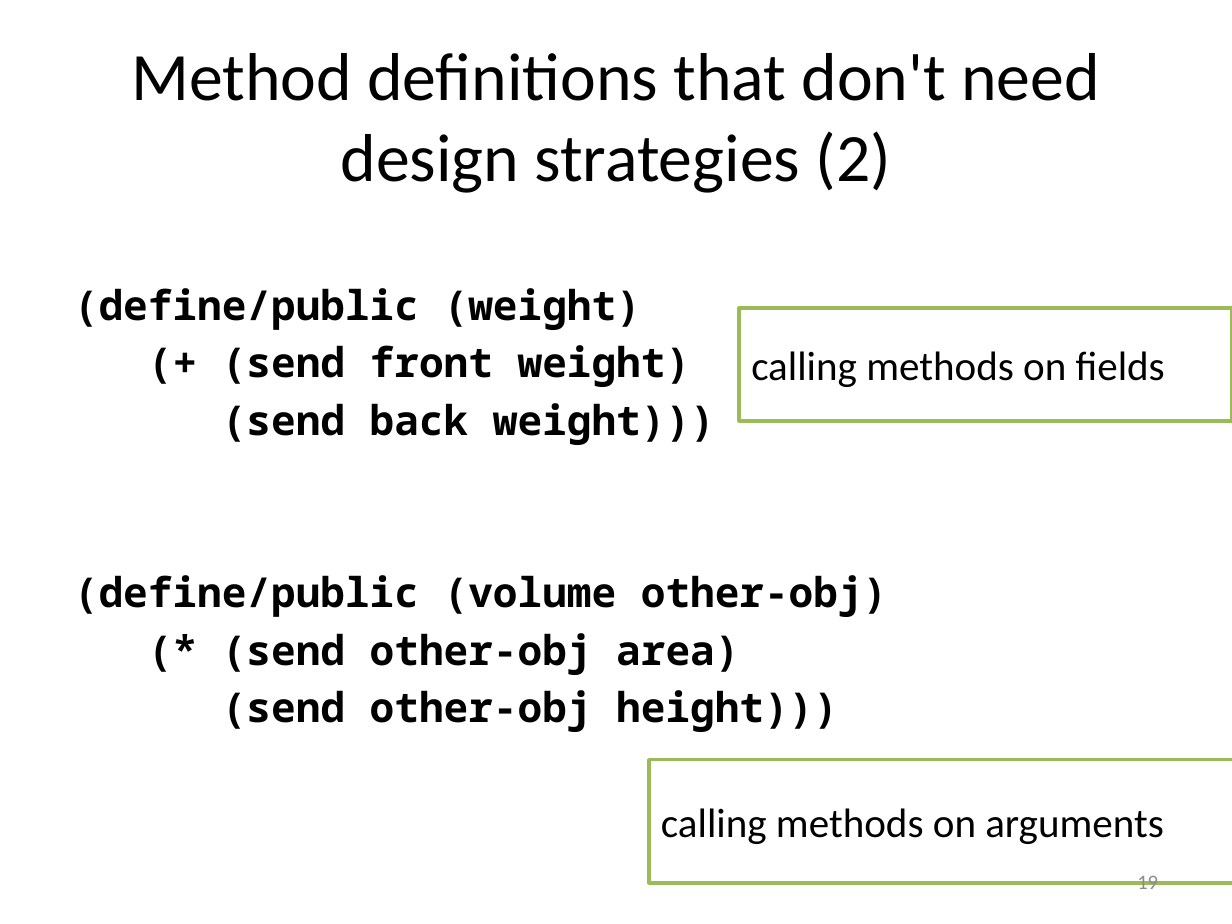
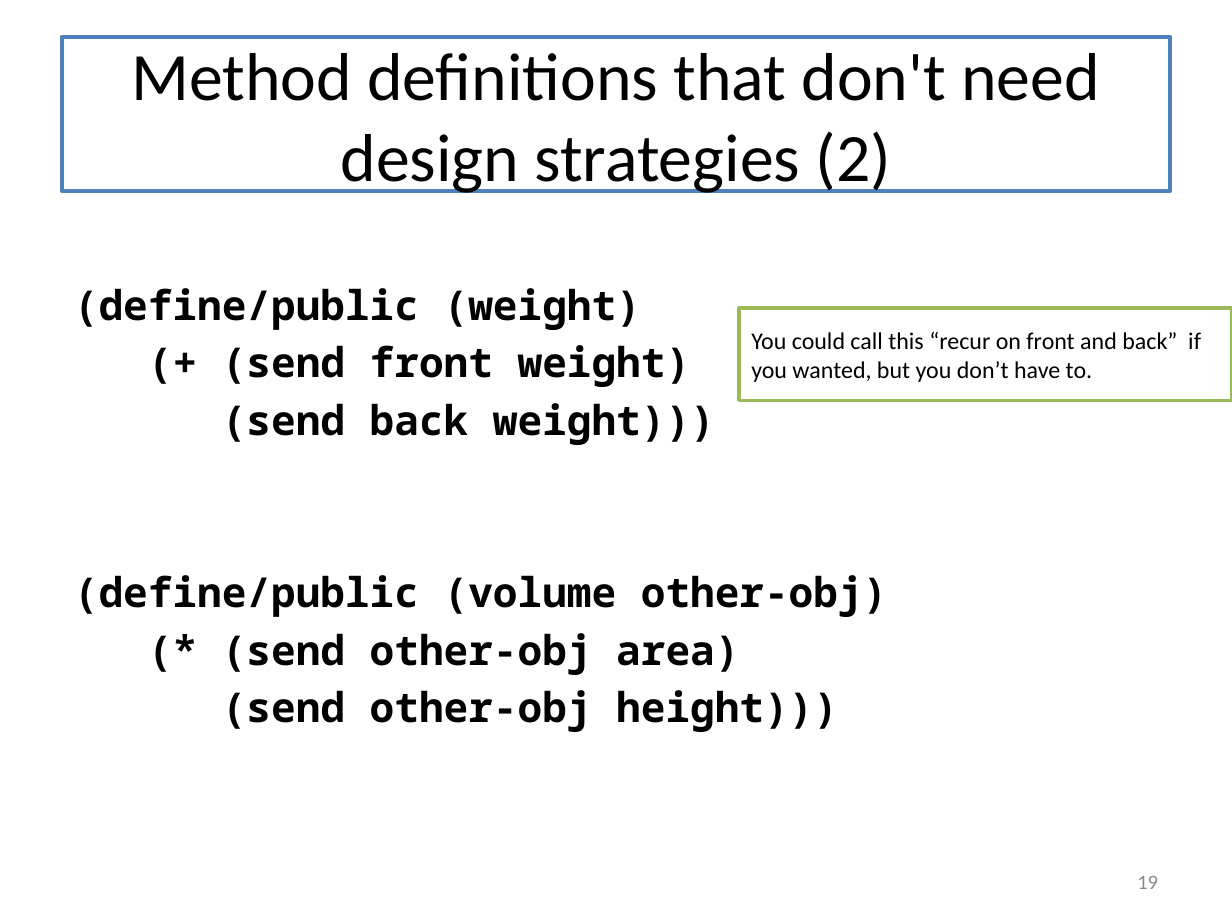
Before and after one commit to mwand/cs5010f16, a slide deck: slide 19 of Slides/Lesson 9.5 The Design Recipe Using Classes.pptx. Drawn at 1232x924 pixels with LibreOffice and Linux fonts; fonts in the diff are those of the drawing. Boxes give left, top, right and bottom in pixels: in the first picture for what was removed or moved away, otherwise in the second. Text is boxed around its words. In the diff, an @@ line names an element or a change of style, - is before the commit and + after.

Commit message:
fixed typo in gp08-3, updating slides for Modules 8-9

```diff
--- a/Slides/Lesson 9.5 The Design Recipe Using Classes.pptx
+++ b/Slides/Lesson 9.5 The Design Recipe Using Classes.pptx
@@ title "Method definitions that don't need ...": place and size @@
-title "Method definitions that don't need ..." at <box>131,53,1100,193</box>
+title "Method definitions that don't need ..." at <box>62,37,1170,191</box>
@@ title "Method definitions that don't need ..." at <box>62,37,1170,191</box>: fill none to #FFFFFF; outline none to #4F81BD 2.25 pt @@
@@ rectangle "You could call this “recur ...": place and size @@
-rectangle "You could call this “recur ..." at <box>739,308,1232,421</box>
+rectangle "You could call this “recur ..." at <box>739,308,1232,400</box>
@@ text in rectangle at <box>751,332,1201,382</box>: text changed; size 24 to 14 pt @@
-calling methods on fields
+You could call this “recur on front and back” if you wanted, but you don’t have to.
@@ rectangle removed at <box>649,760,1232,883</box> @@
-calling methods on arguments
```
Also in this commit, not shown: 20 other slides changed, 5 slides added, 6 slides removed, 10 other files.
